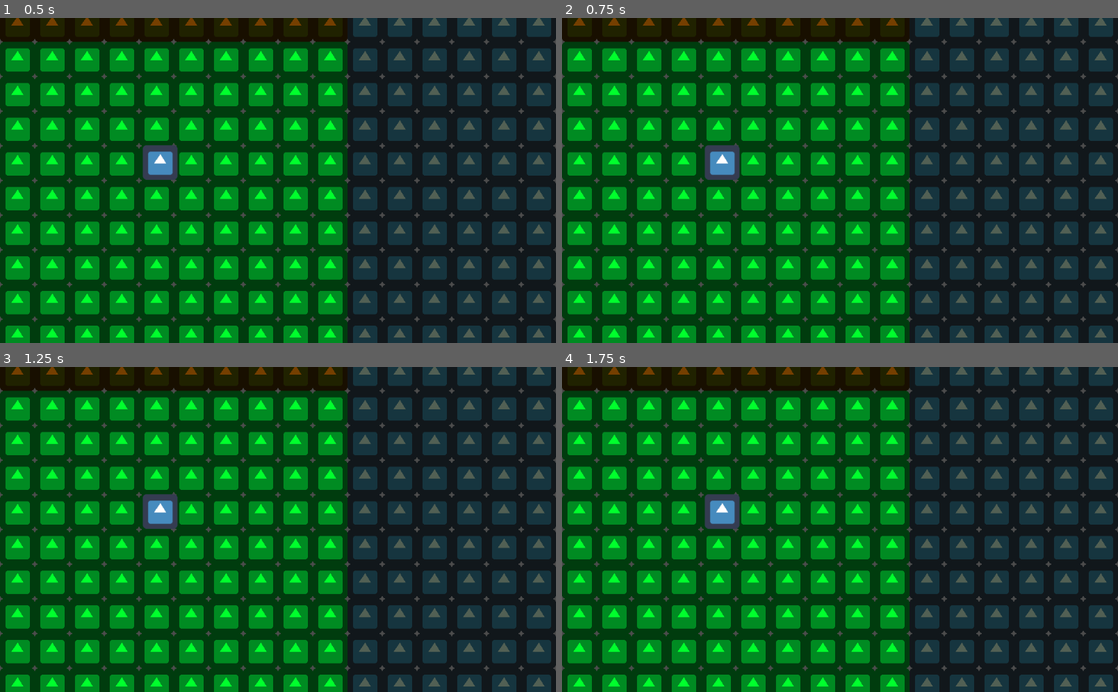
Above: before the commit, frames 1-4 (two rows, left to right).
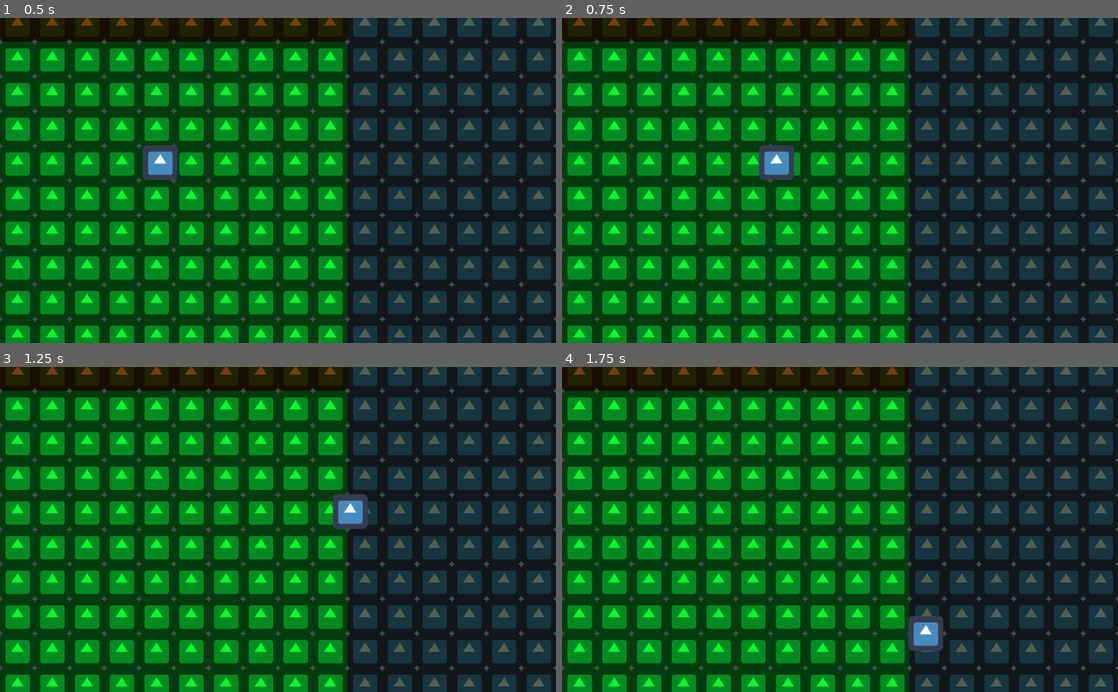
Above: after the commit, the same moments.

Repository: AtharvVohra/GetOffMyLawn
Game: Godot game, scene res://Scenes/World.tscn
The game is run twice, just before and just after one commit, with the same random seed, the same clock (stepped at 60 frames per second) and the same inputs. The engine's default icon, where the game draws it, is replaced by a stand-in: a white triangle on a blue panel in a dark square.
Inputs (mouse positions are in pixels of both pictures, inside the frame that each line leads up to):
- Up to frame 1 (0.5 s): no input
- Up to frame 2 (0.75 s): tap Enter at 0.5 s; move the mouse to (962, 164) at 0.52 s; hold D (ui_right, bound only after the commit) from 0.53 s (still down)
- Up to frame 3 (1.25 s): keep holding D (ui_right, bound only after the commit)
- Up to frame 4 (1.75 s): move the mouse to (728, 545) at 1.27 s; release D (ui_right, bound only after the commit) at 1.28 s; hold S (ui_down, bound only after the commit) from 1.28 s (still down)

Frame 1 is identical in both runs. In frame 2, 1.3% of the frame differs, in the area x 25-42%, y 39-50%; in frame 3, 1.3%; in frame 4, 1.3%.

Commit message:
Rebind input mapping

Diff:
--- a/src/project.godot
+++ b/src/project.godot
@@ -14,6 +14,25 @@
 run/main_scene="res://Scenes/World.tscn"
 config/icon="res://icon.png"
 
+[input]
+
+ui_left=[ Object(InputEventKey,"resource_local_to_scene":false,"resource_name":"","device":0,"alt":false,"shift":false,"control":false,"meta":false,"command":false,"pressed":false,"scancode":65,"unicode":0,"echo":false,"script":null)
+, Object(InputEventJoypadButton,"resource_local_to_scene":false,"resource_name":"","device":0,"button_index":14,"pressure":0.0,"pressed":false,"script":null)
+ ]
+ui_right=[ Object(InputEventKey,"resource_local_to_scene":false,"resource_name":"","device":0,"alt":false,"shift":false,"control":false,"meta":false,"command":false,"pressed":false,"scancode":68,"unicode":0,"echo":false,"script":null)
+, Object(InputEventJoypadButton,"resource_local_to_scene":false,"resource_name":"","device":0,"button_index":15,"pressure":0.0,"pressed":false,"script":null)
+ ]
+ui_up=[ Object(InputEventKey,"resource_local_to_scene":false,"resource_name":"","device":0,"alt":false,"shift":false,"control":false,"meta":false,"command":false,"pressed":false,"scancode":87,"unicode":0,"echo":false,"script":null)
+, Object(InputEventJoypadButton,"resource_local_to_scene":false,"resource_name":"","device":0,"button_index":12,"pressure":0.0,"pressed":false,"script":null)
+ ]
+ui_down=[ Object(InputEventKey,"resource_local_to_scene":false,"resource_name":"","device":0,"alt":false,"shift":false,"control":false,"meta":false,"command":false,"pressed":false,"scancode":83,"unicode":0,"echo":false,"script":null)
+, Object(InputEventJoypadButton,"resource_local_to_scene":false,"resource_name":"","device":0,"button_index":13,"pressure":0.0,"pressed":false,"script":null)
+ ]
+ui_light_attack=[ Object(InputEventKey,"resource_local_to_scene":false,"resource_name":"","device":0,"alt":false,"shift":false,"control":false,"meta":false,"command":false,"pressed":false,"scancode":74,"unicode":0,"echo":false,"script":null)
+ ]
+ui_heavy_attack=[ Object(InputEventKey,"resource_local_to_scene":false,"resource_name":"","device":0,"alt":false,"shift":false,"control":false,"meta":false,"command":false,"pressed":false,"scancode":75,"unicode":0,"echo":false,"script":null)
+ ]
+
 [rendering]
 
 environment/default_environment="res://default_env.tres"
